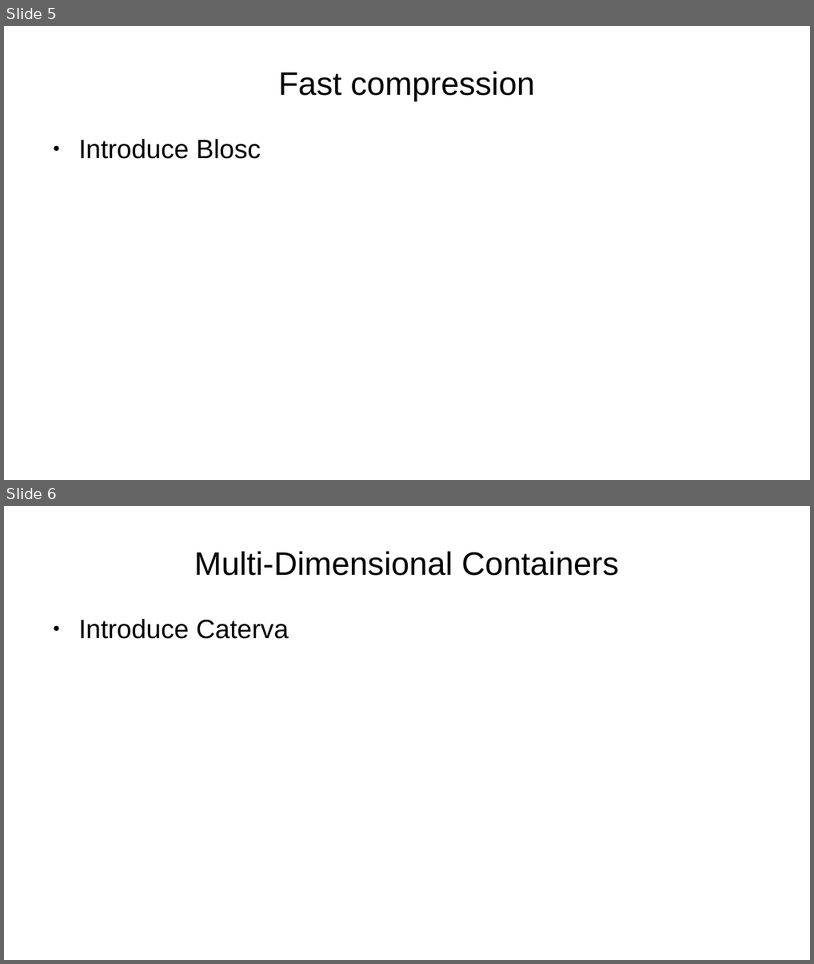
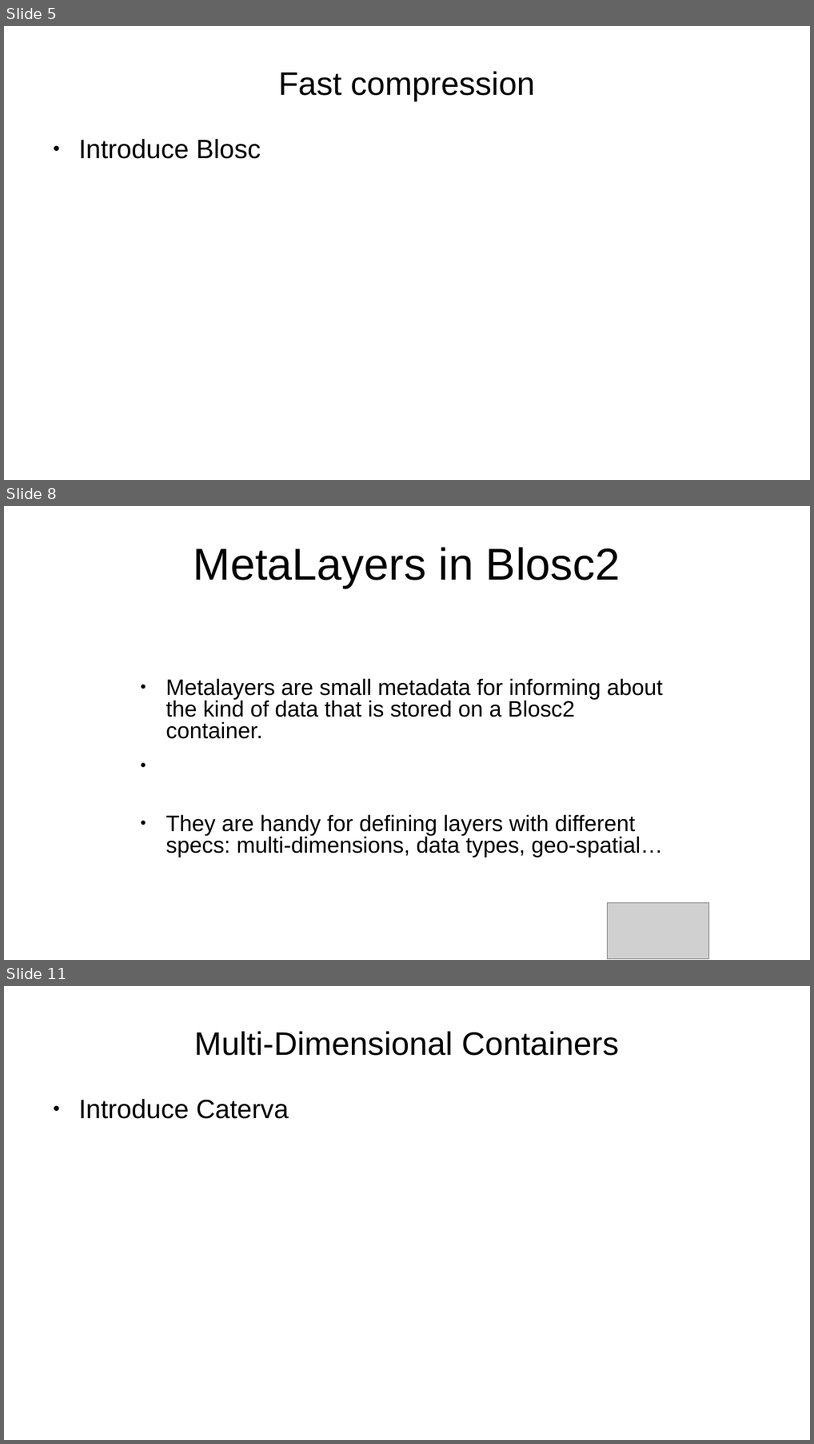
Before and after one commit to inaos/iron-array, a slide deck: decks/pyDataNyc2019.odp. Shown one above the other, each under a label of ours: slides 5 and 6 before the commit, slides 5, 8 and 11 after it; the slides between them are not shown. The pictures are 814x964 and 814x1444 pixels, drawn with LibreOffice and Linux fonts; fonts in the diff are those of the drawing; grey boxes stand for pictures. Boxes give left, top, right and bottom in pixels: in the first picture for what was removed or moved away, otherwise in the second. Text is boxed around its words. In the diff, an @@ line names an element or a change of style, - is before the commit and + after.

Commit message:
adding blosc and caterva slides

```diff
--- a/decks/pyDataNyc2019.odp
+++ b/decks/pyDataNyc2019.odp
@@ slide 8 added at (4,506,810,960), background #FFFFFF @@
@@ title added at (194,547,621,588), 44 pt, text #000000 @@
+MetaLayers in Blosc2
@@ text added at (166,678,663,856), 22 pt, text #000000 @@
+● Metalayers are small metadata for informing about the kind of data that is stored on a Blosc2 container.
+● They are handy for defining layers with different specs: multi-dimensions, data types, geo-spatial…
@@ picture added at (608,903,710,958) @@
@@ what was slide 6 is now slide 11 @@
```
Also in this commit, not shown: 11 other slides added.
